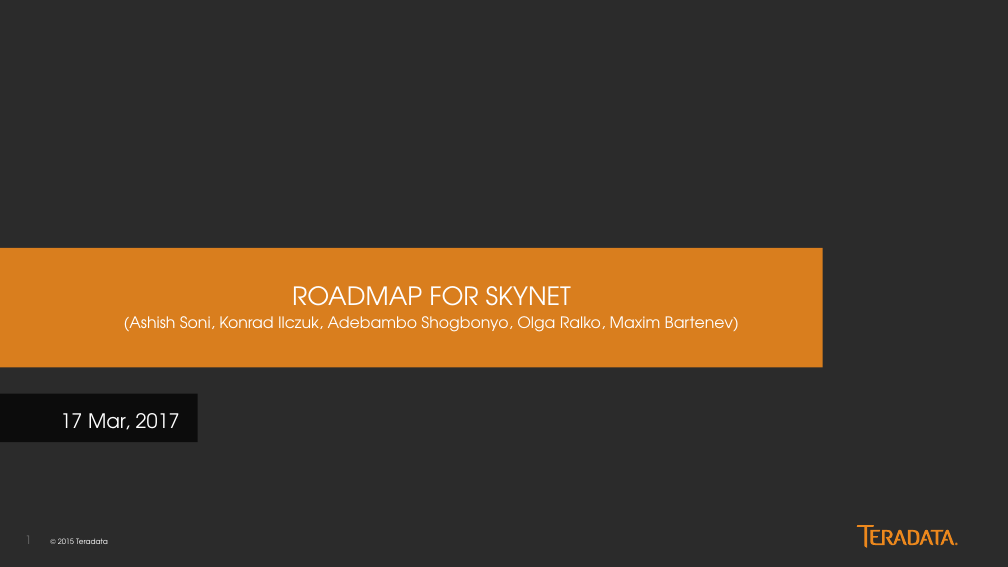
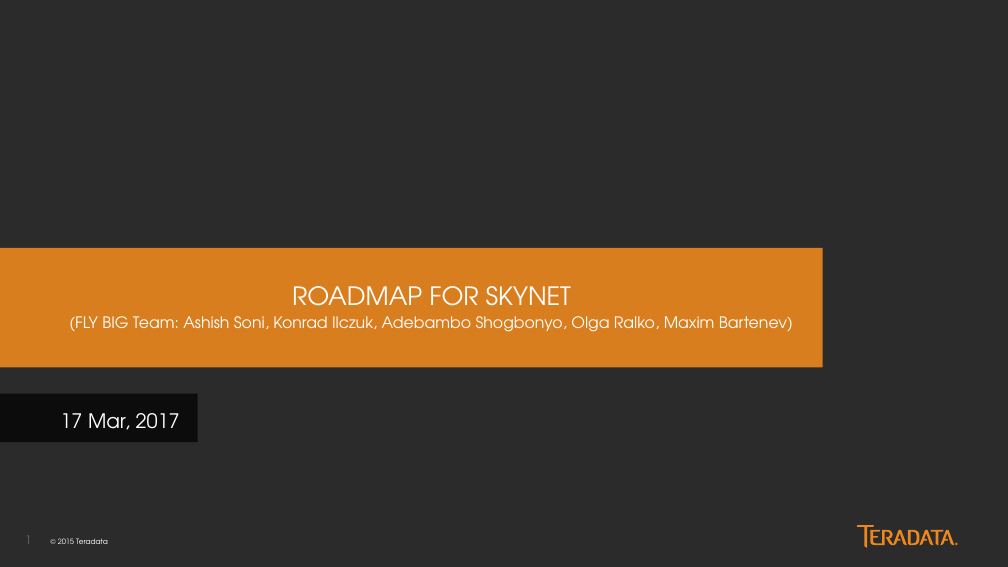
Before and after one commit to georgios-tsolakis-td/Bootcamp_Mar17_London, a slide deck: slide 1 of Fly Big/Roadmap.pptx. Drawn at 1008x567 pixels with LibreOffice and Linux fonts; fonts in the diff are those of the drawing; background and template pictures are left out; a plain dark background stands for a picture behind light text. Boxes give left, top, right and bottom in pixels: in the first picture for what was removed or moved away, otherwise in the second. Text is boxed around its words. In the diff, an @@ line names an element or a change of style, - is before the commit and + after.

```diff
--- a/Fly Big/Roadmap.pptx
+++ b/Fly Big/Roadmap.pptx
@@ text at (69,316,793,332): text changed @@
-(Ashish Soni, Konrad Ilczuk, Adebambo Shogbonyo, Olga Ralko, Maxim Bartenev)
+(FLY BIG Team: Ashish Soni, Konrad Ilczuk, Adebambo Shogbonyo, Olga Ralko, Maxim Bartenev)
```
Also in this commit, not shown: 5 other slides changed.
